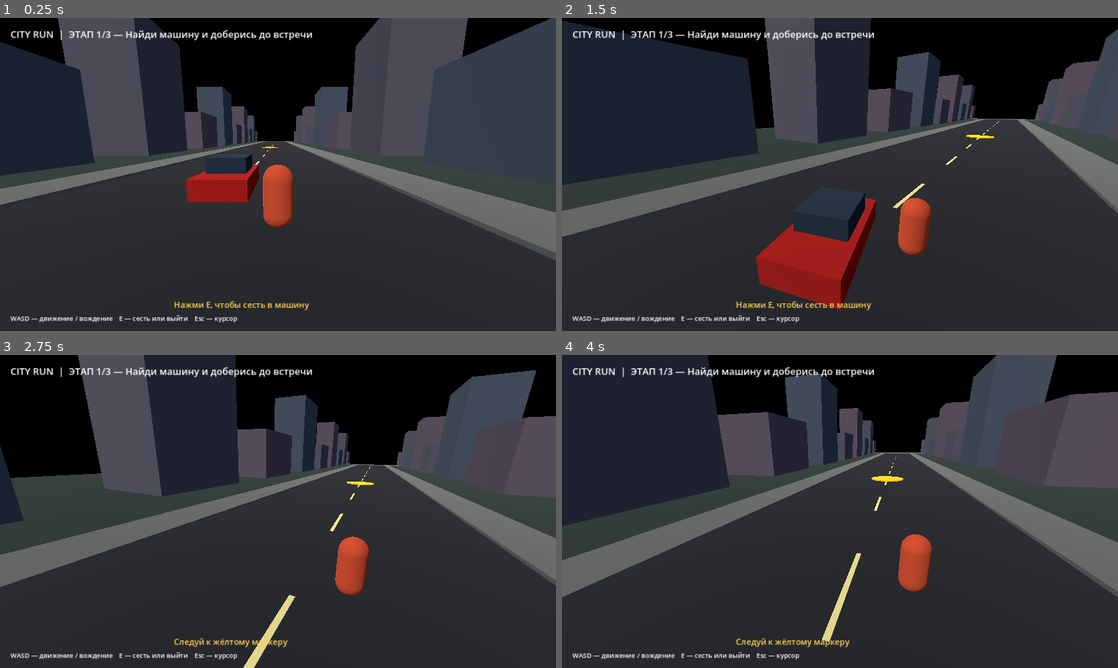
Above: before the commit, frames 1-4 (two rows, left to right).
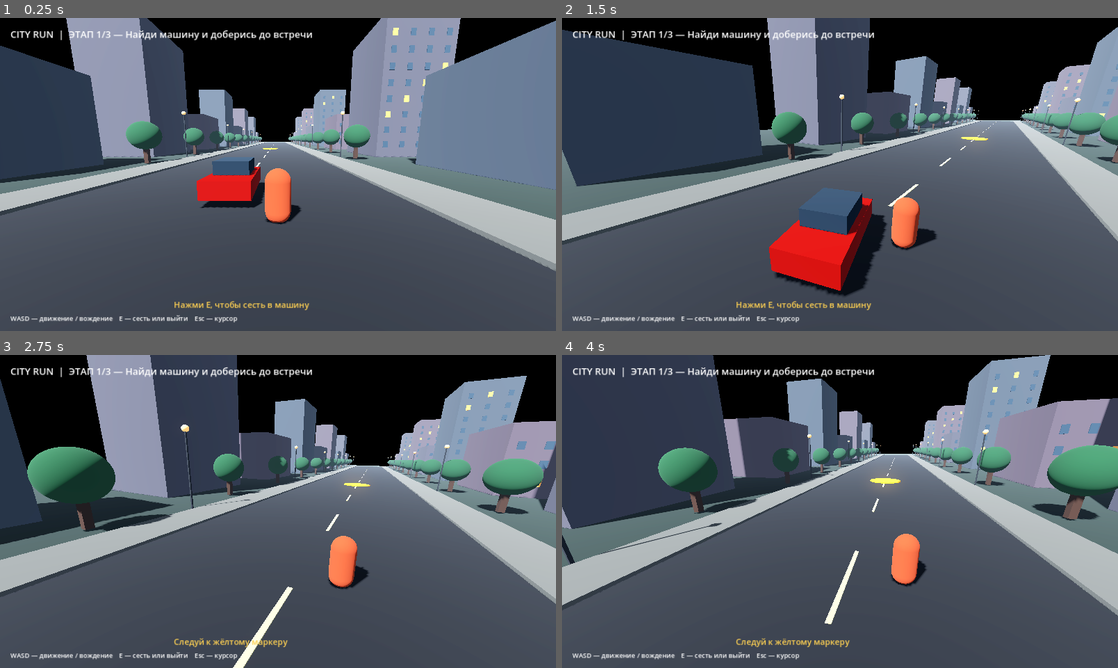
Above: after the commit, the same moments.

Repository: k21508811-crypto/LeningradRP_RP
Game: Godot game, scene res://Main.tscn
Same seed, same stepped clock (60 frames per second), same inputs: the game is played once before the commit and once after it.
Inputs (mouse positions are in pixels of both pictures, inside the frame that each line leads up to):
- Up to frame 1 (0.25 s): no input
- Up to frame 2 (1.5 s): tap Enter at 0.5 s; move the mouse to (867, 174) at 0.52 s; hold W (move_forward) from 0.53 s (still down); tap E (interact) at 0.6, 1.35 s; move the mouse to (812, 174) at 1.27 s
- Up to frame 3 (2.75 s): keep holding W (move_forward); move the mouse to (289, 505) at 2.02 s; tap E (interact) at 2.1 s
- Up to frame 4 (4 s): keep holding W (move_forward); move the mouse to (834, 517) at 2.77 s; tap E (interact) at 2.85, 3.6 s; move the mouse to (878, 514) at 3.52 s

The runs differ from the first frame. In frame 1, 86% of the frame differs, in the area x 0-100%, y 0-100%; in frame 2, 84%; in frame 3, 81%; in frame 4, 85%.

Commit message:
Upgrade City Run lighting, city details and materials

Diff:
--- a/gta5-one-mission/main.gd
+++ b/gta5-one-mission/main.gd
@@ -42,7 +42,9 @@
 func _build_city() -> void:
 	var sun := DirectionalLight3D.new()
 	sun.rotation_degrees = Vector3(-48, -25, 0)
-	sun.light_energy = 1.2
+	sun.light_energy = 1.35
+	sun.shadow_enabled = true
+	sun.directional_shadow_max_distance = 120.0
 	add_child(sun)
 	var world := WorldEnvironment.new()
 	var env := Environment.new()
@@ -51,6 +53,13 @@
 	env.ambient_light_source = Environment.AMBIENT_SOURCE_COLOR
 	env.ambient_light_color = Color(0.55, 0.62, 0.72)
 	env.ambient_light_energy = 0.8
+	env.tonemap_mode = Environment.TONE_MAPPER_FILMIC
+	env.tonemap_exposure = 1.05
+	env.glow_enabled = true
+	env.glow_intensity = 0.35
+	env.fog_enabled = true
+	env.fog_light_color = Color(0.48, 0.56, 0.66)
+	env.fog_density = 0.0018
 	world.environment = env
 	add_child(world)
 	_box("Ground", Vector3(0,-0.6,-65), Vector3(100,1,210), Color(0.12,0.16,0.14))
@@ -62,9 +71,71 @@
 			var w := 8.0 + float((i*7)%5)
 			var h := 9.0 + float((i*11)%22)
 			_box("Building", Vector3(side*(17+w*0.5),h*0.5-0.1,z), Vector3(w,h,13), Color(0.24+float(i%3)*0.04,0.27,0.31))
+			_add_building_windows(side, 17.0 + w * 0.5, z, w, h, i)
 	for z in range(-10,-190,-10):
 		_box("Lane marking", Vector3(0,0.04,z), Vector3(0.18,0.025,4), Color(0.85,0.78,0.48), false)
 	_box("Garage plaza", Vector3(0,0.02,-166), Vector3(34,0.2,20), Color(0.23,0.27,0.25))
+	for z in range(-18, -175, -24):
+		_add_streetlight(-10.8, z)
+		_add_streetlight(10.8, z)
+	for i in range(12):
+		var tree_z := -12.0 - float(i) * 13.0
+		_add_tree(-12.5, tree_z)
+		_add_tree(12.5, tree_z - 5.0)
+
+
+func _add_building_windows(side: int, x: float, z: float, width: float, height: float, seed: int) -> void:
+	var columns := maxi(2, int(width / 2.3))
+	var rows := maxi(2, int(height / 2.4))
+	for row in range(rows):
+		for col in range(columns):
+			var wx := float(col) * (width / float(columns)) - width * 0.5 + width / float(columns) * 0.5
+			var wy := 1.8 + float(row) * 2.2
+			if wy > height - 1.0:
+				continue
+			var tint := Color(0.16, 0.24, 0.31)
+			if (row * 7 + col * 3 + seed) % 5 == 0:
+				tint = Color(0.95, 0.66, 0.28)
+			var pane := MeshInstance3D.new()
+			var pane_mesh := BoxMesh.new()
+			pane_mesh.size = Vector3(0.72, 0.95, 0.07)
+			pane.mesh = pane_mesh
+			var pane_mat := StandardMaterial3D.new()
+			pane_mat.albedo_color = tint
+			if tint.r > 0.8:
+				pane_mat.emission_enabled = true
+				pane_mat.emission = Color(0.55, 0.25, 0.07)
+			pane.material_override = pane_mat
+			pane.position = Vector3(x + wx, wy, z + (6.56 * float(side)))
+			add_child(pane)
+
+func _add_streetlight(x: float, z: float) -> void:
+	_box("Lamp post", Vector3(x, 3.0, z), Vector3(0.12, 6.0, 0.12), Color(0.12, 0.13, 0.15))
+	var head := MeshInstance3D.new()
+	var mesh := SphereMesh.new()
+	mesh.radius = 0.28
+	mesh.height = 0.5
+	head.mesh = mesh
+	var mat := StandardMaterial3D.new()
+	mat.albedo_color = Color(1.0, 0.78, 0.48)
+	mat.emission_enabled = true
+	mat.emission = Color(1.0, 0.52, 0.2)
+	head.material_override = mat
+	head.position = Vector3(x, 6.1, z)
+	add_child(head)
+
+func _add_tree(x: float, z: float) -> void:
+	_box("Tree trunk", Vector3(x, 1.0, z), Vector3(0.45, 2.0, 0.45), Color(0.22, 0.13, 0.08))
+	var crown := MeshInstance3D.new()
+	var mesh := SphereMesh.new()
+	mesh.radius = 1.65
+	mesh.height = 3.0
+	crown.mesh = mesh
+	var mat := StandardMaterial3D.new()
+	mat.albedo_color = Color(0.10, 0.28, 0.16)
+	crown.material_override = mat
+	crown.position = Vector3(x, 3.0, z)
+	add_child(crown)
 
 func _build_player() -> void:
 	player = CharacterBody3D.new()
@@ -89,7 +160,8 @@
 	camera_pivot.position.y = 1.5
 	player.add_child(camera_pivot)
 	camera = Camera3D.new()
-	camera.position = Vector3(0,1,5.5)
+	camera.position = Vector3(0,1.2,6.2)
+	camera.fov = 76
 	camera.rotation_degrees.x = -10
 	camera.current = true
 	camera_pivot.add_child(camera)
@@ -104,6 +176,9 @@
 	chassis.mesh = mesh
 	var paint := StandardMaterial3D.new()
 	paint.albedo_color = Color(0.68,0.08,0.06)
+	paint.roughness = 0.24
+	paint.clearcoat_enabled = true
+	paint.clearcoat = 0.7
 	paint.metallic = 0.35
 	chassis.material_override = paint
 	chassis.position.y = 0.7
@@ -230,6 +305,8 @@
 func _update_mission() -> void:
 	var current := car.global_position if in_car else player.global_position
 	var distance := Vector2(current.x-checkpoint.x,current.z-checkpoint.z).length()
+	if mission_stage == 3:
+		return
 	if mission_stage == 0 and distance < 5.0:
 		mission_stage = 1
 		checkpoint = Vector3(0,0.5,-95)
